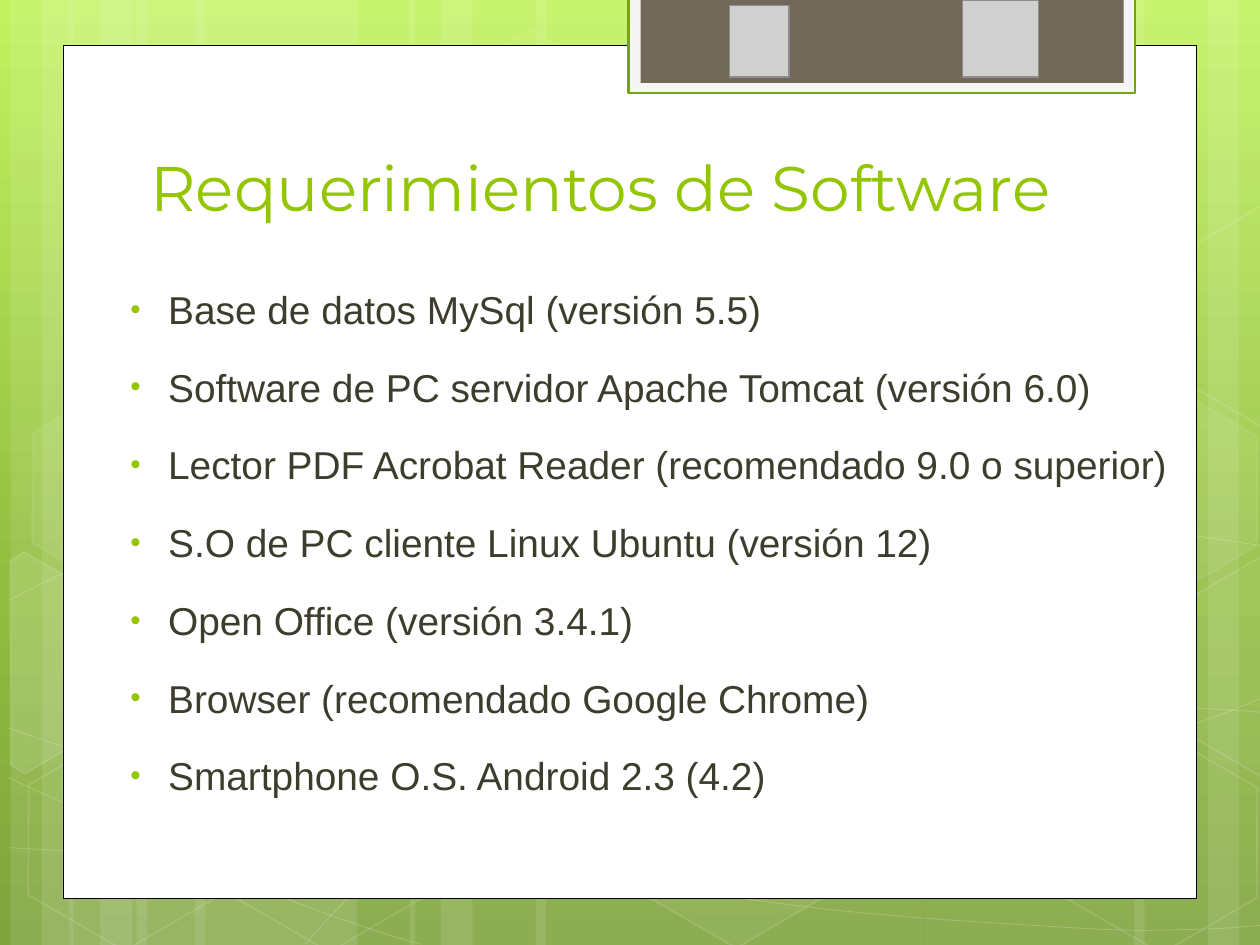
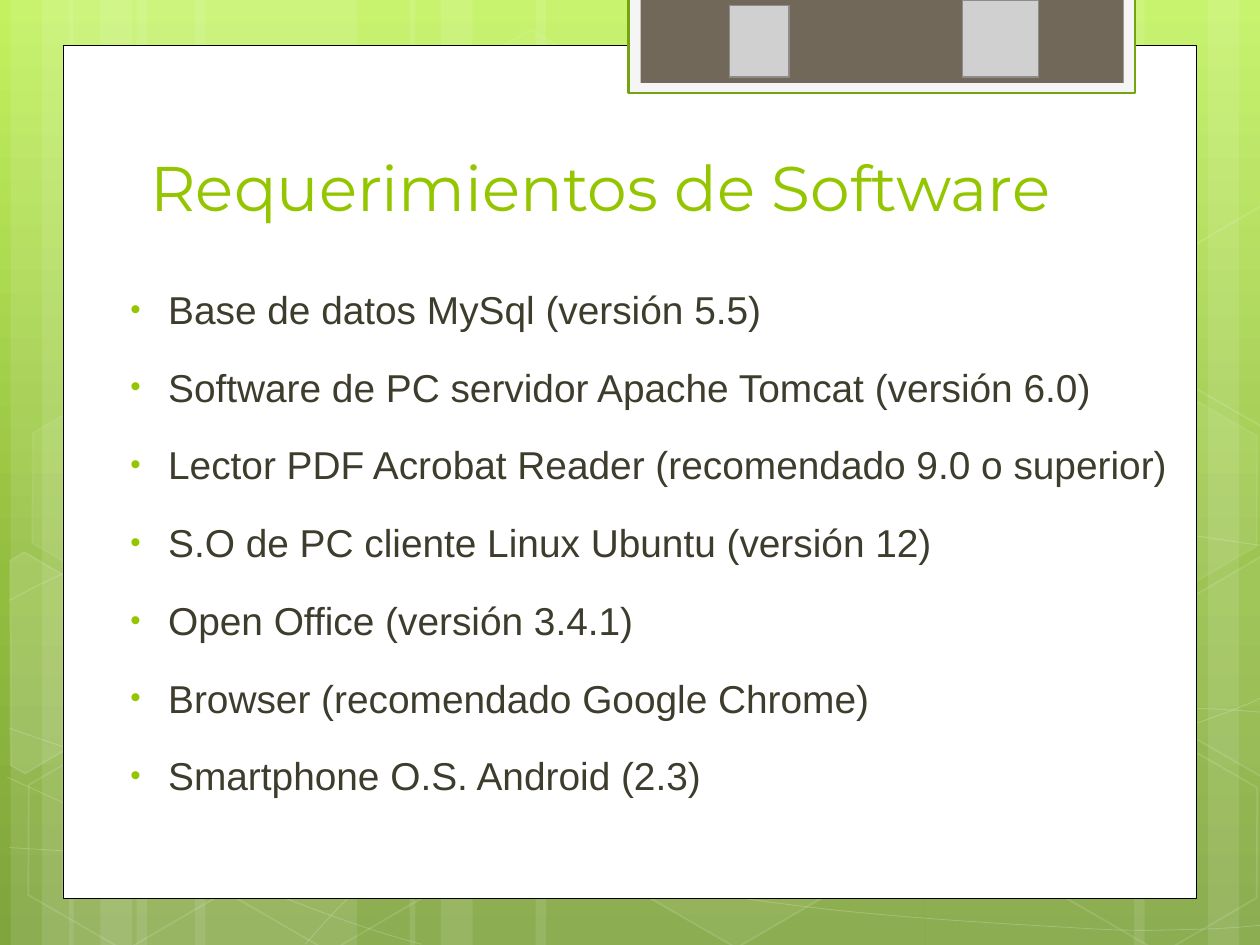
Before and after one commit to ptissera/habilitacion-profesional-2012-4k4, a slide deck: slide 31 of Documentacion/Proyecto/Presentacion Final/Exposicion Final.pptx. Drawn at 1260x945 pixels with LibreOffice and Linux fonts; fonts in the diff are those of the drawing; grey boxes stand for pictures. Boxes give left, top, right and bottom in pixels: in the first picture for what was removed or moved away, otherwise in the second. Text is boxed around its words. In the diff, an @@ line names an element or a change of style, - is before the commit and + after.

```diff
--- a/Documentacion/Proyecto/Presentacion Final/Exposicion Final.pptx
+++ b/Documentacion/Proyecto/Presentacion Final/Exposicion Final.pptx
@@ text at bbox=[168, 762, 701, 798]: text changed @@
-• Smartphone O.S. Android 2.3 (4.2)
+• Smartphone O.S. Android (2.3)
```
Also in this commit, not shown: 14 other slides changed.
